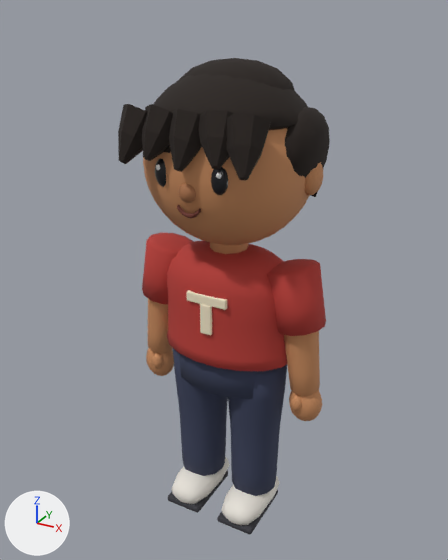
Before and after pictures for a commit that changed the Blender file art/tharun.blend.
Before and after are seen from a 50 mm lens placed at (0.947, -1.76, 1.822), pointed at (-0.024, 0.006, 0.939). Arrows for +X, +Y and +Z are at lower left; the lights stay in place. The older version comes first.

Names of what the first picture shows: 'Tharun'.
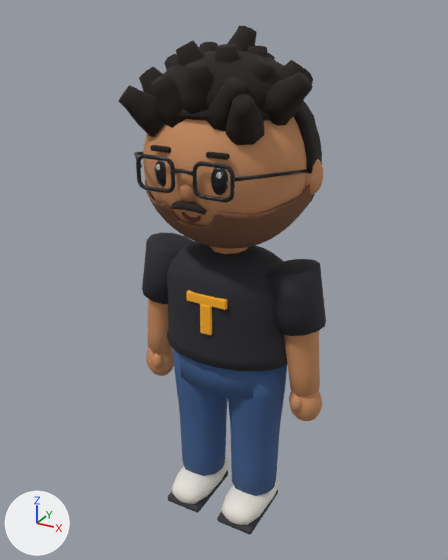
Commit message: Make the character look like Tharun

Pixel boxes [x1, y1, x2, y2] of what changed, in the pictures (448 x 560 px):
'Tharun', recoloured, reshaped (7% taller): before [118, 58, 330, 534]; after [118, 26, 326, 534]
part 1 of me_tharun, added: after [182, 212, 201, 223]
part 2 of me_tharun, added (black): after [164, 51, 289, 108]
part 3 of me_tharun, reshaped: before [118, 58, 330, 218]; after [118, 26, 322, 249]

The change, as a list of edits to the scene's bpy script:
```text
Change mat_pants:
    mat_pants.base_color: (0.0409, 0.0513, 0.102) -> (0.0467, 0.109, 0.262)  # dark blue #39405a -> blue #3d5d8c
Change mat_shirt:
    mat_shirt.base_color: (0.479, 0.0437, 0.0343) -> (0.0194, 0.0194, 0.0262)  # red #b83b34 -> black #26262d
Change mat_logo:
    mat_logo.base_color: (0.896, 0.791, 0.578) -> (1.0, 0.434, 0.0144)  # beige #f3e6c8 -> orange #ffb020
Add mat_moustache:
    mat_moustache = principled_material('Moustache')
    mat_moustache.base_color = (0.0273, 0.0152, 0.011)  # brown #2e211b
    mat_moustache.roughness = 0.95
Add mat_glasses:
    mat_glasses = principled_material('Glasses')
    mat_glasses.base_color = (0.007, 0.007, 0.00913)  # black #141418
    mat_glasses.roughness = 0.3
Add mat_beard:
    mat_beard = principled_material('Beard')
    mat_beard.base_color = (0.195, 0.0823, 0.0409)  # brown #7a5139
    mat_beard.roughness = 0.95
Change me_tharun:
    used by ob_tharun; location = (0.0, 0.0, 0.0)
    remove me_tharun.from_pydata(...)  # 3459 vertices, 3748 faces; spans x -0.37..0.37, y -0.31..0.29, z -0.01..1.68
    add me_tharun.from_pydata(...)  # 6678 vertices, 7102 faces; spans x -0.37..0.37, y -0.29..0.29, z -0.01..1.77
    me_tharun part 1: the loose piece of 66 vertices spanning x -0.04..0.04, y -0.26..-0.25, z 1.25..1.28 is copied, and the copy is moved by (0.0, 0.02, -0.02); it spans x -0.03..0.03, y -0.24..-0.23, z 1.23..1.26
    me_tharun part 2: a new loose piece, a UV sphere (16 segments, 10 rings, poles along z) spanning x -0.22..0.22, y -0.23..0.2, z 1.47..1.71, in mat_hair (black #1c1410)
    me_tharun part 3: 14 vertices moved within x -0.3..0.3, y -0.02..0.22, z 1.37..1.64; 846 vertices removed from x -0.31..0.31, y -0.31..0.29, z 1.25..1.68; 3853 vertices added at x -0.3..0.3, y -0.29..0.29, z 1.09..1.77
    add me_tharun.materials.append(mat_glasses)  # black #141418
    add me_tharun.materials.append(mat_beard)  # brown #7a5139
    add me_tharun.materials.append(mat_moustache)  # brown #2e211b
```
